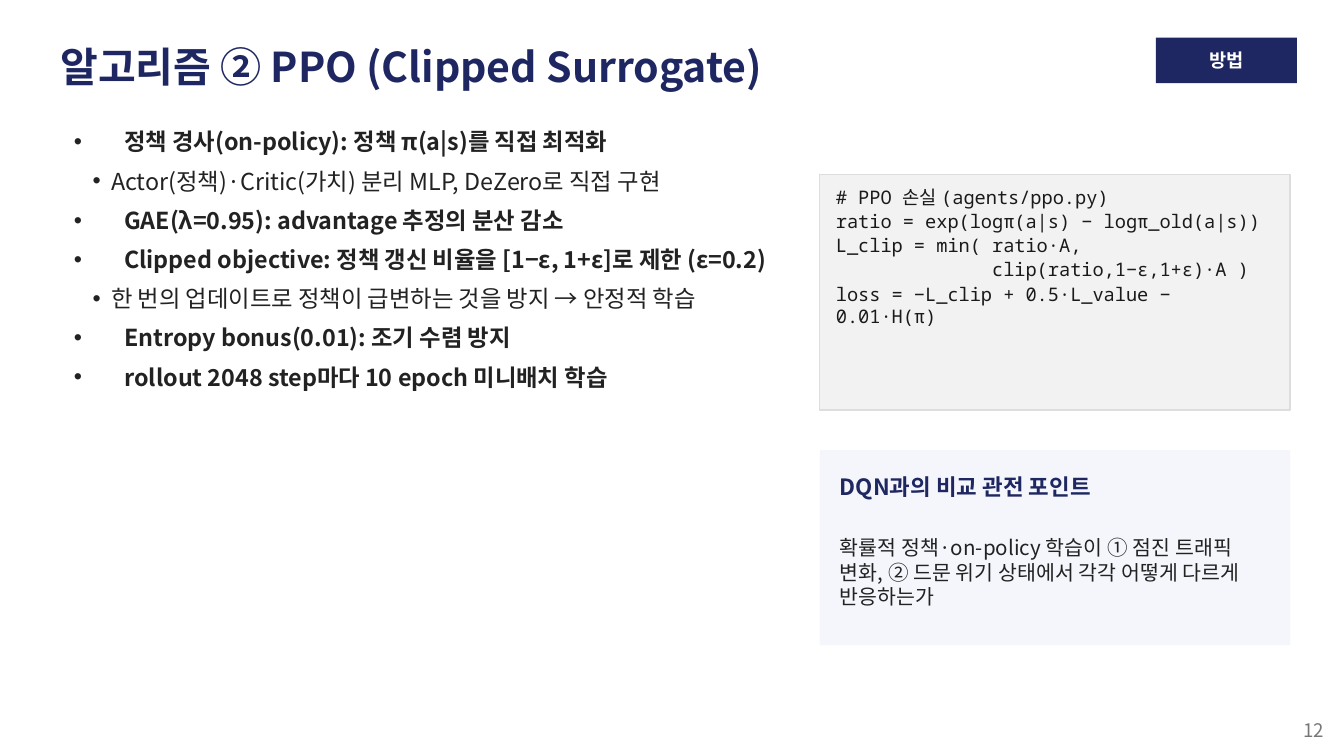
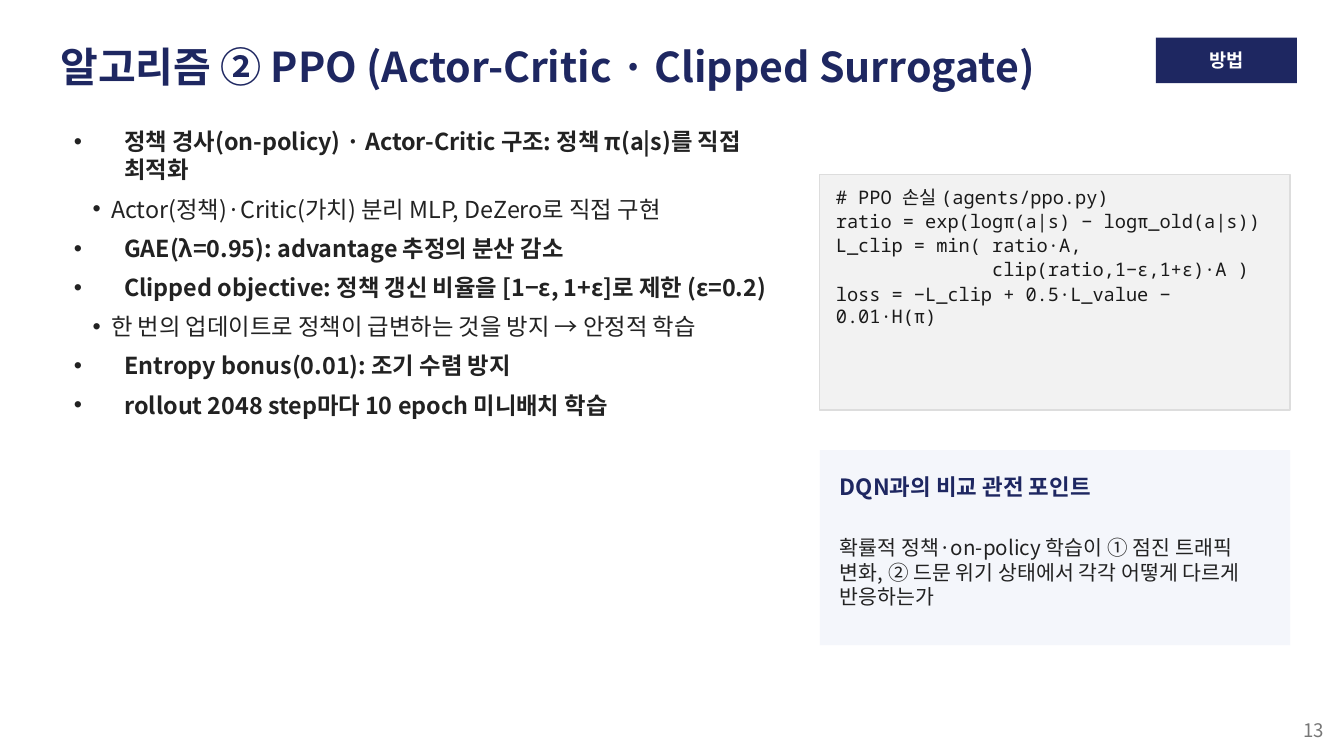
Before and after one commit to zzangdol1029/reinforce, a slide deck: slide 13 of autoscaling-rl/autoscaling_rl_발표.pptx (slide 12 before the commit). Drawn at 1344x756 pixels with LibreOffice and Linux fonts; fonts in the diff are those of the drawing. Boxes give left, top, right and bottom in pixels: in the first picture for what was removed or moved away, otherwise in the second. Text is boxed around its words. In the diff, an @@ line names an element or a change of style, - is before the commit and + after.

```diff
--- a/autoscaling-rl/autoscaling_rl_발표.pptx
+++ b/autoscaling-rl/autoscaling_rl_발표.pptx
@@ text at [60, 47, 1034, 92]: text changed @@
-알고리즘 ② PPO (Clipped Surrogate)
+알고리즘 ② PPO (Actor-Critic · Clipped Surrogate)
@@ text at [124, 130, 741, 180]: text changed @@
-• 정책 경사(on-policy): 정책 π(a|s)를 직접 최적화
+• 정책 경사(on-policy) · Actor-Critic 구조: 정책 π(a|s)를 직접 최적화
@@ text at [1303, 723, 1324, 737]: text changed @@
-12
+13
```
Also in this commit, not shown: 26 other slides changed, 1 slide added, 3 other files.
